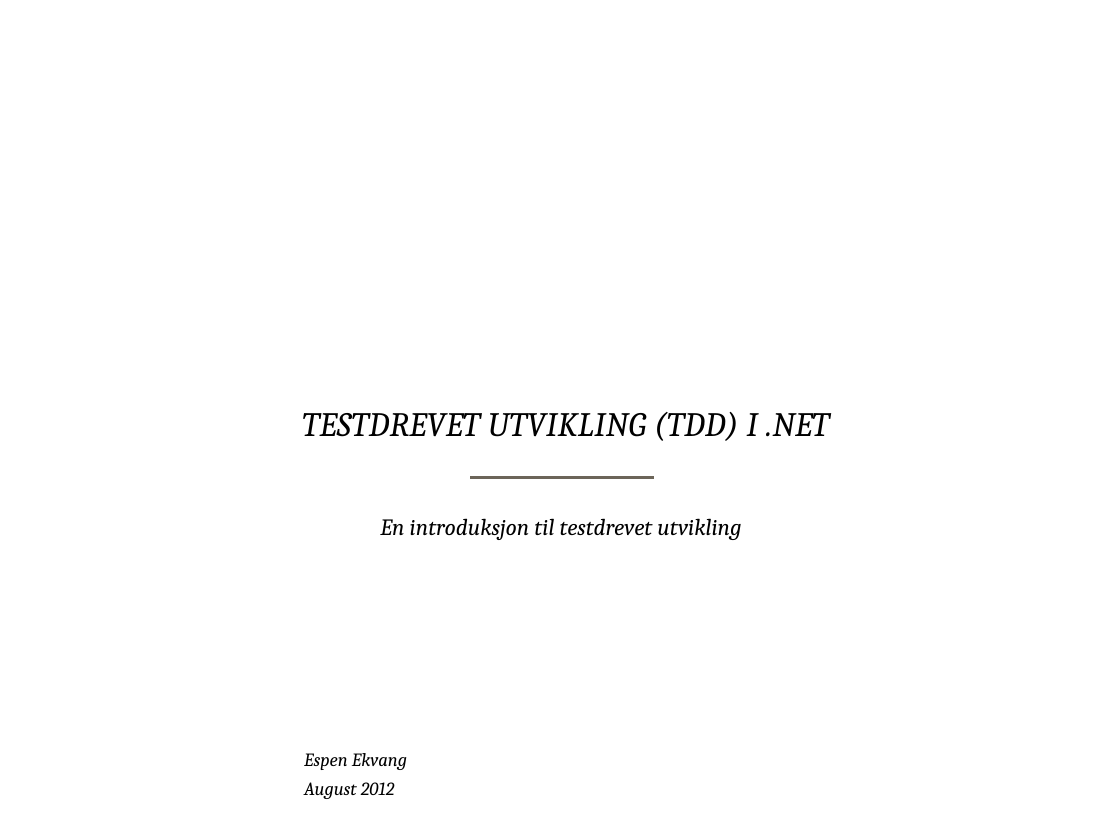
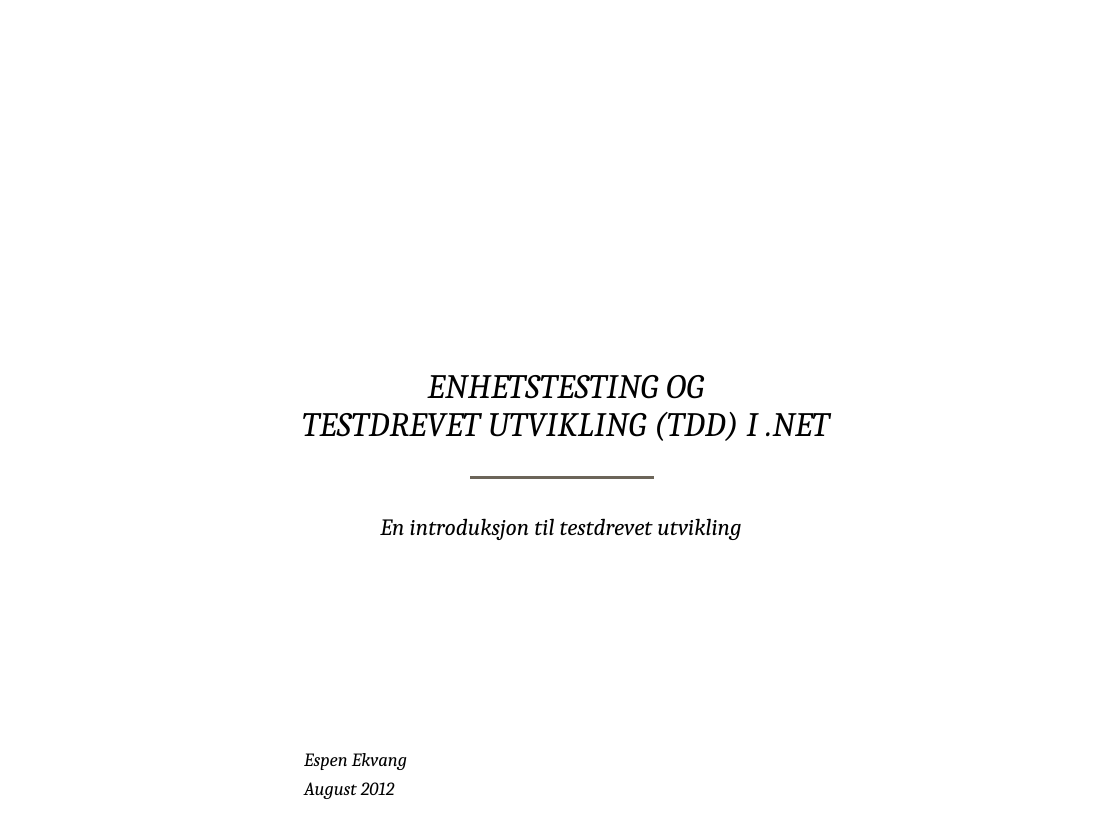
Before and after one commit to bekk/dotnetkurs, a slide deck: slide 1 of tdd/TDD.pptx. Drawn at 1120x840 pixels with LibreOffice and Linux fonts; fonts in the diff are those of the drawing; background and template pictures are left out. Boxes give left, top, right and bottom in pixels: in the first picture for what was removed or moved away, otherwise in the second. Text is boxed around its words. In the diff, an @@ line names an element or a change of style, - is before the commit and + after.

```diff
--- a/tdd/TDD.pptx
+++ b/tdd/TDD.pptx
@@ title at [302,375,829,441]: text changed @@
-TESTDREVET UTVIKLING (TDD) I .NET
+ENHETSTESTING OG
+TESTDREVET UTVIKLING (TDD) I .NET
```
Also in this commit, not shown: 3 other slides changed, 1 slide added, 1 slide removed.
